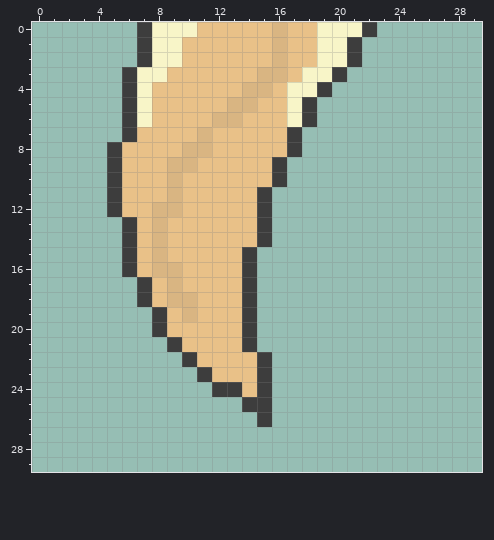
One commit to this pixel-art sprite: images/tip_bottom_1.png. The first picture shows the starting point.
The file is 30x30 pixels.
After:
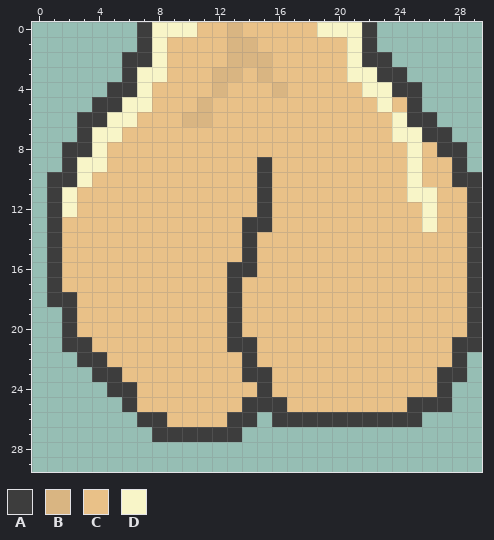
Palette (. is transparent): A #3d3d3d  B #d9b582  C #e9c188  D #f8f5c8
The edit:
Changed rows in their new state; - is an unchanged pixel.
first column x 1:
 0 ------------B--C-------------
 1 --------C---BB-C--CCDA-------
 2 -----A--C---BBBC--CCDAA------
 3 -----------BB--C-CCCDDAA-----
 4 ----A------B-CCBCCCCCDDAA----
 5 ---AAD----B-CC--CCCCCCDCA----
 6 --AADDC--BBCC---CCCCCCCDAA---
 7 --ADDC----C-----CCCCCCCDDAA--
 8 -AADC----CC-----CCCCCCCCDCAA-
 9 -ADDC---CC----ACCCCCCCCCDCCA-
10 AADCC---C-----ACCCCCCCCCDCCAA
11 ADCCC---C------CCCCCCCCCDDCCA
12 ADCCC--CC------CCCCCCCCCCDCCA
13 ACCCCC-C-----A-CCCCCCCCCCDCCA
14 ACCCCC-C-----ACCCCCCCCCCCCCCA
15 ACCCCC-C------CCCCCCCCCCCCCCA
16 ACCCCC-CC---A-CCCCCCCCCCCCCCA
17 ACCCCCC-C---ACCCCCCCCCCCCCCCA
18 AACCCCC-CC--ACCCCCCCCCCCCCCCA
19 -ACCCCCC-C--ACCCCCCCCCCCCCCCA
20 -ACCCCCC----ACCCCCCCCCCCCCCCA
21 -AACCCCCC---A-CCCCCCCCCCCCCAA
22 --AACCCCCC---ACCCCCCCCCCCCCA-
23 ---AACCCCCC--A-CCCCCCCCCCCAA-
24 ----AACCCCCCC--CCCCCCCCCCCA--
25 -----ACCCCCCC--ACCCCCCCCAAA--
26 ------AACCCCAA.AAAAAAAAAA----
27 -------AAAAAA----------------
